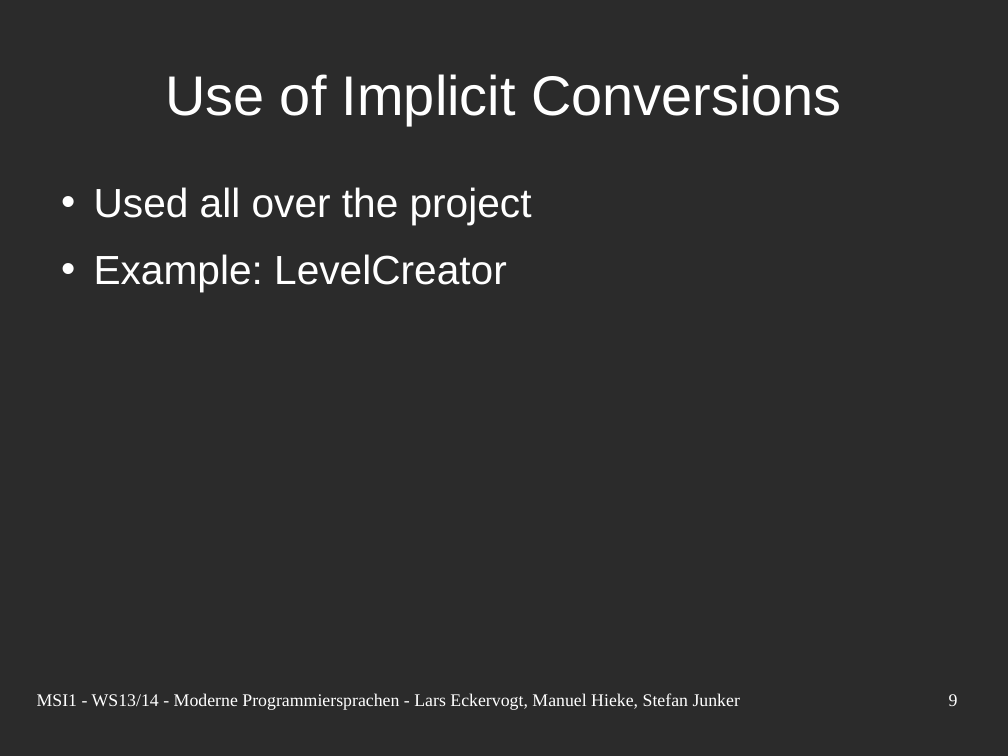
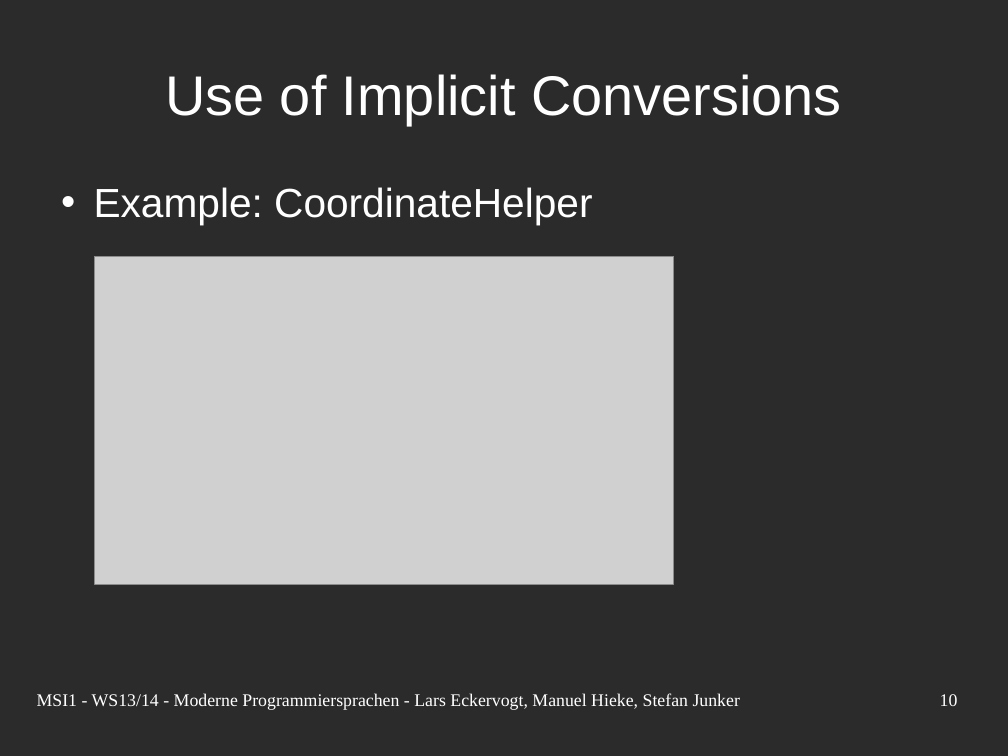
Before and after one commit to nerduel/TacZombie, a slide deck: slide 10 of doc/presentation/Presentation.odp (slide 9 before the commit). Drawn at 1008x756 pixels with LibreOffice and Linux fonts; fonts in the diff are those of the drawing; grey boxes stand for pictures; background and template pictures are left out; a plain dark background stands for a picture behind light text. Boxes give left, top, right and bottom in pixels: in the first picture for what was removed or moved away, otherwise in the second. Text is boxed around its words. In the diff, an @@ line names an element or a change of style, - is before the commit and + after.

```diff
--- a/doc/presentation/Presentation.odp
+++ b/doc/presentation/Presentation.odp
@@ text at bbox=[94, 187, 592, 225]: text changed @@
-• Used all over the project
-• Example: LevelCreator
+• Example: CoordinateHelper
@@ picture added at bbox=[95, 256, 674, 584] @@
@@ page number at bbox=[940, 694, 958, 706]: text changed @@
-9
+10
```
Also in this commit, not shown: 3 other slides changed, 3 slides added, 1 other file.
